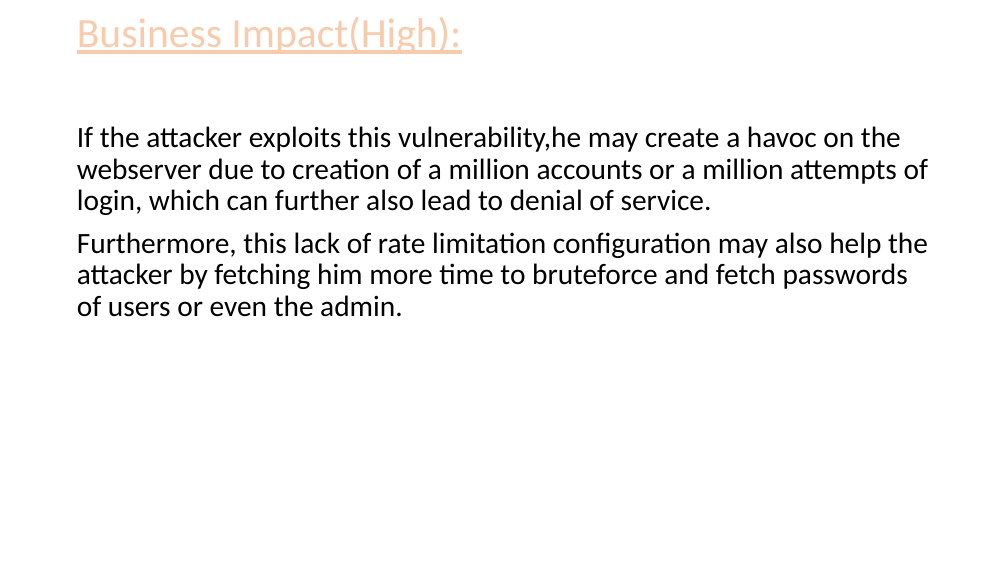
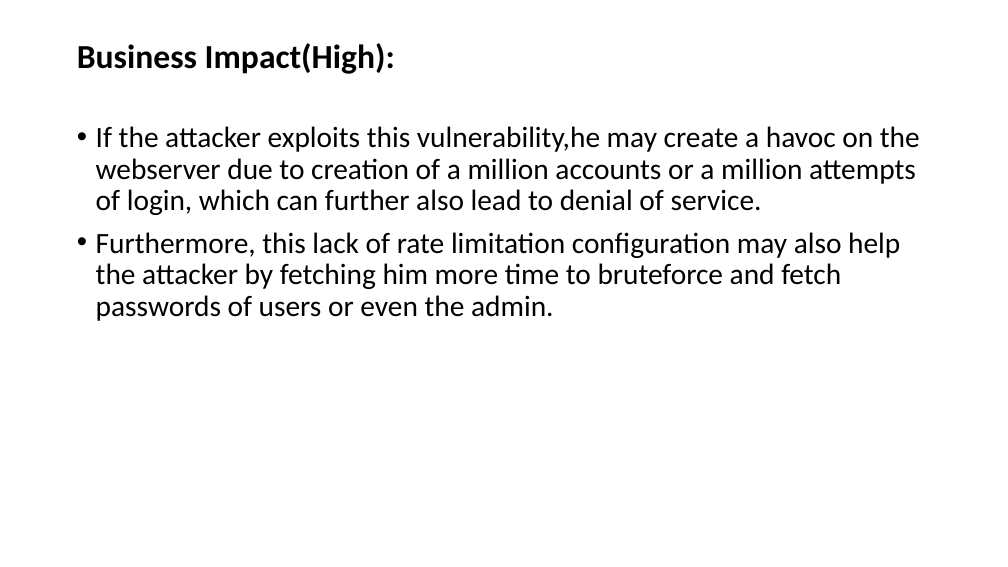
Before and after one commit to RocktimRajkumar/CEH-hack-a-thon, a slide deck: slide 57 of reports/Lifestyle Store/LifeStyle Store Application Reports.pptx (slide 56 before the commit). Drawn at 1008x567 pixels with LibreOffice and Linux fonts; fonts in the diff are those of the drawing. Boxes give left, top, right and bottom in pixels: in the first picture for what was removed or moved away, otherwise in the second. Text is boxed around its words. In the diff, an @@ line names an element or a change of style, - is before the commit and + after.

Commit message:
reports: Rate Limit Flaws ppt done

```diff
--- a/reports/Lifestyle Store/LifeStyle Store Application Reports.pptx
+++ b/reports/Lifestyle Store/LifeStyle Store Application Reports.pptx
@@ title "Business Impact(High):": place and size @@
-title "Business Impact(High):" at (77,17,461,54)
+title "Business Impact(High):" at (77,43,395,74)
@@ title "Business Impact(High):" at (77,43,395,74): size 39.6 to 32 pt, text colour #F8CBAD to #000000, letter outline #ED7D31 1.75 pt to none, bold on, underline off @@
@@ text "If the attacker exploits this ..." at (96,126,920,321): bullet none to • @@
```
Also in this commit, not shown: 4 other slides changed, 2 slides added, 1 slide removed.
